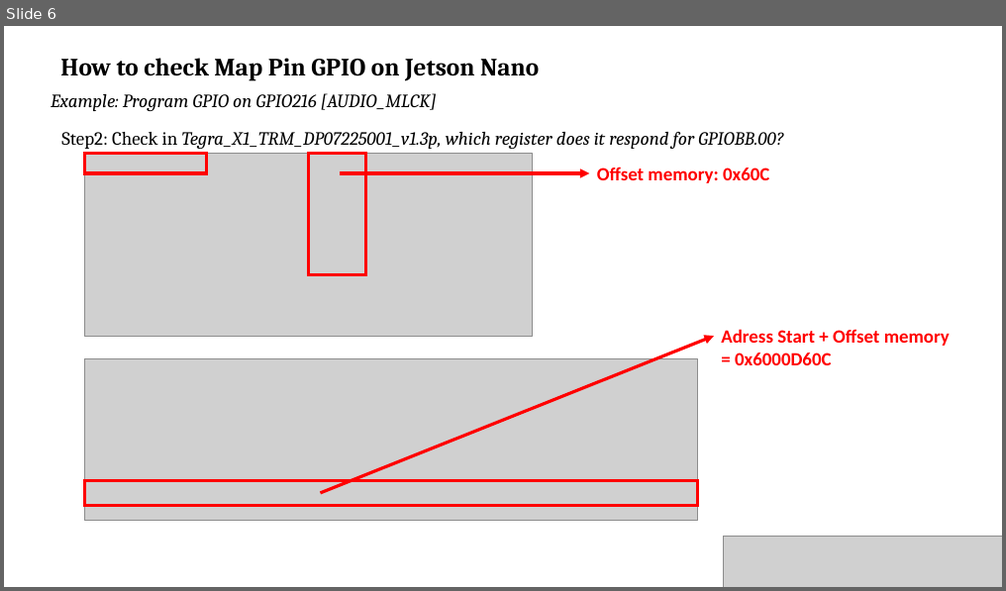
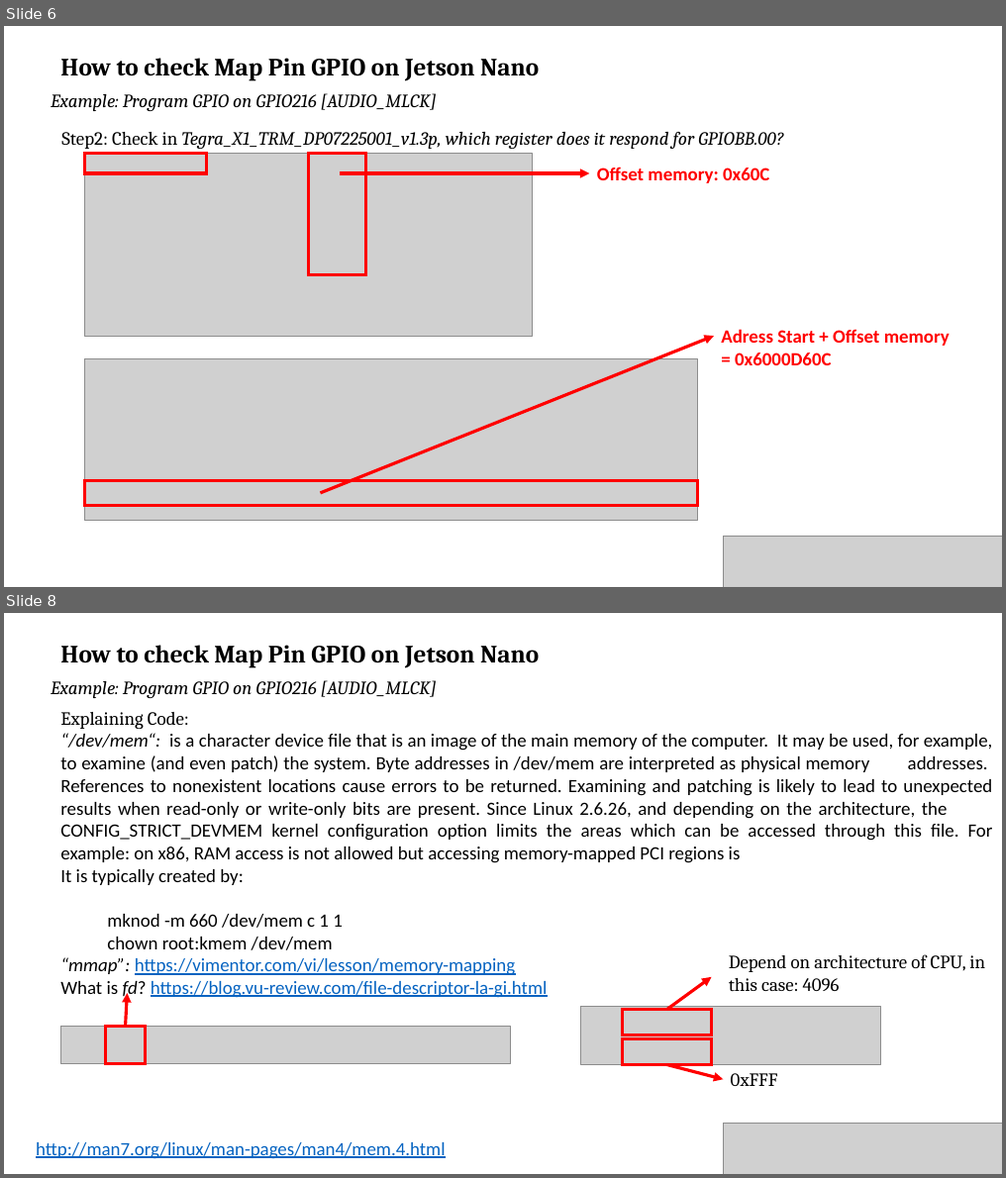
Before and after one commit to thanhhaibk96/Jetson-Nano-Tutorial, a slide deck: Tutorial.pptx. Shown one above the other, each under a label of ours: slide 6 before the commit, slides 6 and 8 after it; the slides between them are not shown. The pictures are 1006x591 and 1006x1178 pixels, drawn with LibreOffice and Linux fonts; fonts in the diff are those of the drawing; grey boxes stand for pictures. Boxes give left, top, right and bottom in pixels: in the first picture for what was removed or moved away, otherwise in the second. Text is boxed around its words. In the diff, an @@ line names an element or a change of style, - is before the commit and + after.

```diff
--- a/Tutorial.pptx
+++ b/Tutorial.pptx
@@ slide 8 added at [4, 613, 1002, 1174], background #FFFFFF @@
@@ text added at [60, 645, 539, 668], 24 pt, text #000000, bold @@
+How to check Map Pin GPIO on Jetson Nano
@@ text added at [51, 680, 437, 698], 18 pt, text #000000, italic @@
+Example: Program GPIO on GPIO216 [AUDIO_MLCK]
@@ text added at [60, 712, 993, 999], 18 pt, text #000000 @@
+Explaining Code:
+“/dev/mem“: is a character device file that is an image of the main memory of the computer. It may be used, for example, to examine (and even patch) the system. Byte addresses in /dev/mem are interpreted as physical memory addresses. References to nonexistent locations cause errors to be returned. Examining and patching is likely to lead to unexpected results when read-only or write-only bits are present. Since Linux 2.6.26, and depending on the architecture, the CONFIG_STRICT_DEVMEM kernel configuration option limits the areas which can be accessed through this file. For example: on x86, RAM access is not allowed but accessing memory-mapped PCI regions is
+It is typically created by:
+mknod -m 660 /dev/mem c 1 1
+chown root:kmem /dev/mem
+“mmap”: https://vimentor.com/vi/lesson/memory-mapping
+What is fd? https://blog.vu-review.com/file-descriptor-la-gi.html
@@ text added at [729, 955, 985, 991], 18 pt, text #000000 @@
+Depend on architecture of CPU, in this case: 4096
@@ arrow added from (126, 1026) to (128, 993), #FF0000 3 pt @@
@@ arrow added from (666, 1010) to (712, 977), #FF0000 3 pt @@
@@ picture added at [60, 1026, 511, 1064] @@
@@ rectangle added at [105, 1026, 145, 1064], outline #FF0000 3 pt @@
@@ picture added at [580, 1006, 880, 1064] @@
@@ rectangle added at [623, 1010, 712, 1035], outline #FF0000 3 pt @@
@@ rectangle added at [623, 1039, 712, 1064], outline #FF0000 3 pt @@
@@ arrow added from (666, 1065) to (724, 1079), #FF0000 3 pt @@
@@ text added at [731, 1073, 778, 1086], 18 pt, text #000000 @@
+0xFFF
@@ text added at [36, 1143, 445, 1159], 18 pt, text #0563C1, underline @@
+http://man7.org/linux/man-pages/man4/mem.4.html
@@ picture added at [724, 1124, 1002, 1174] @@
```
Also in this commit, not shown: 1 slide changed, 1 other slide added.
